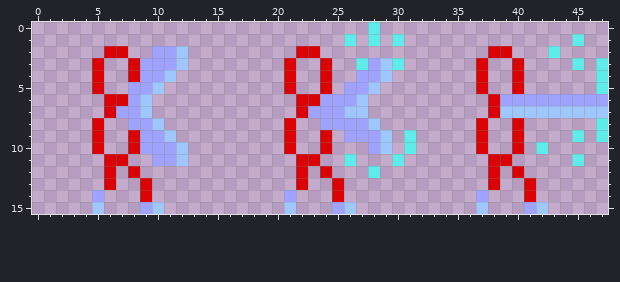
File history of a pixel-art sprite, img/scissor_attack.png. The first picture shows the starting point.
The file is 48x16 pixels.
New version:
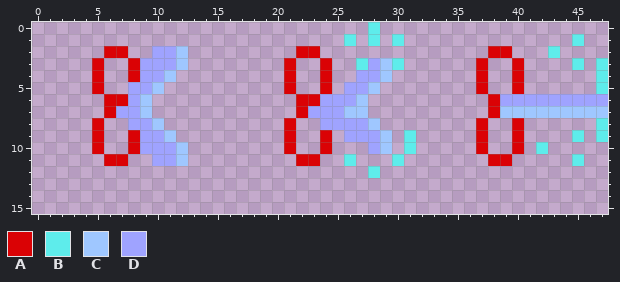
Palette (. is transparent): A #da0205  B #5eeceb  C #9fc7ff  D #9fa3ff
What changed:
Colour A is removed in row 12 at x 6, 8, 22, 24, 38 and 40; in row 13 at x 6, 9, 22, 25, 38 and 41; in row 14 at x 9, 25 and 41.
Colour C is removed in row 15 at x 5, 10, 21, 26, 37 and 42.
Colour D is removed in row 14 at x 5, 21 and 37; in row 15 at x 9, 25 and 41.
Pixel boxes of the changes (left, top, right, bottom) in both pictures:
erased: (92, 166, 164, 214)
erased: (284, 166, 356, 214)
erased: (476, 166, 548, 214)
